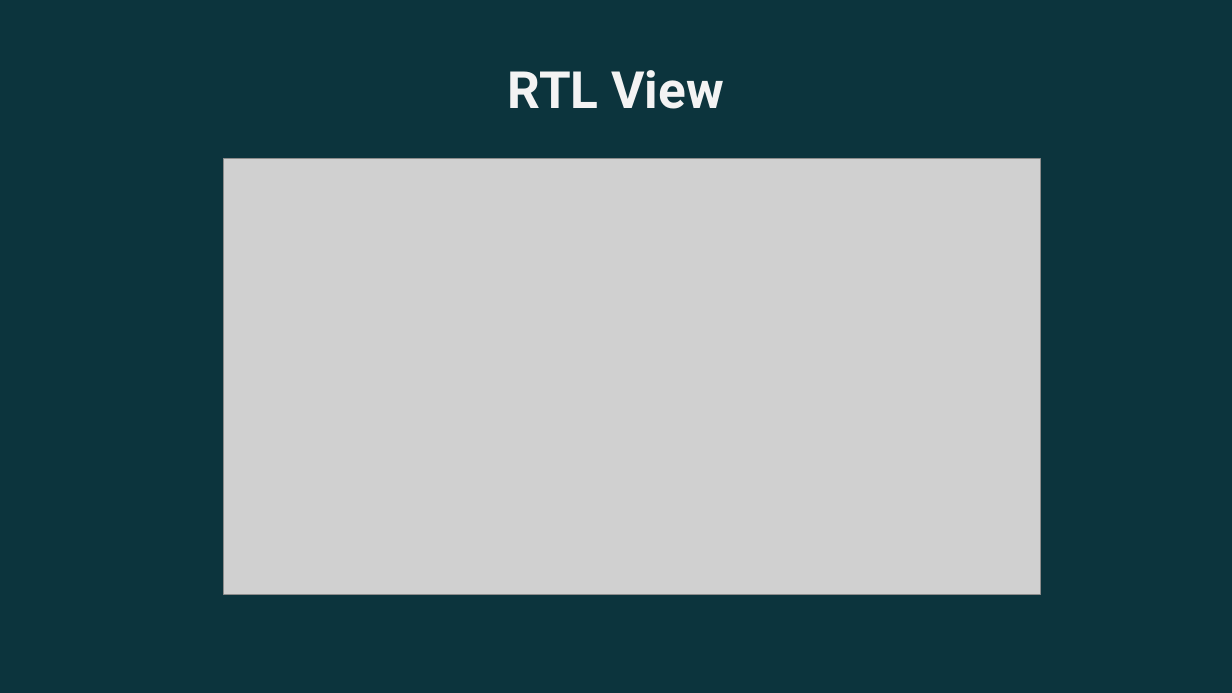
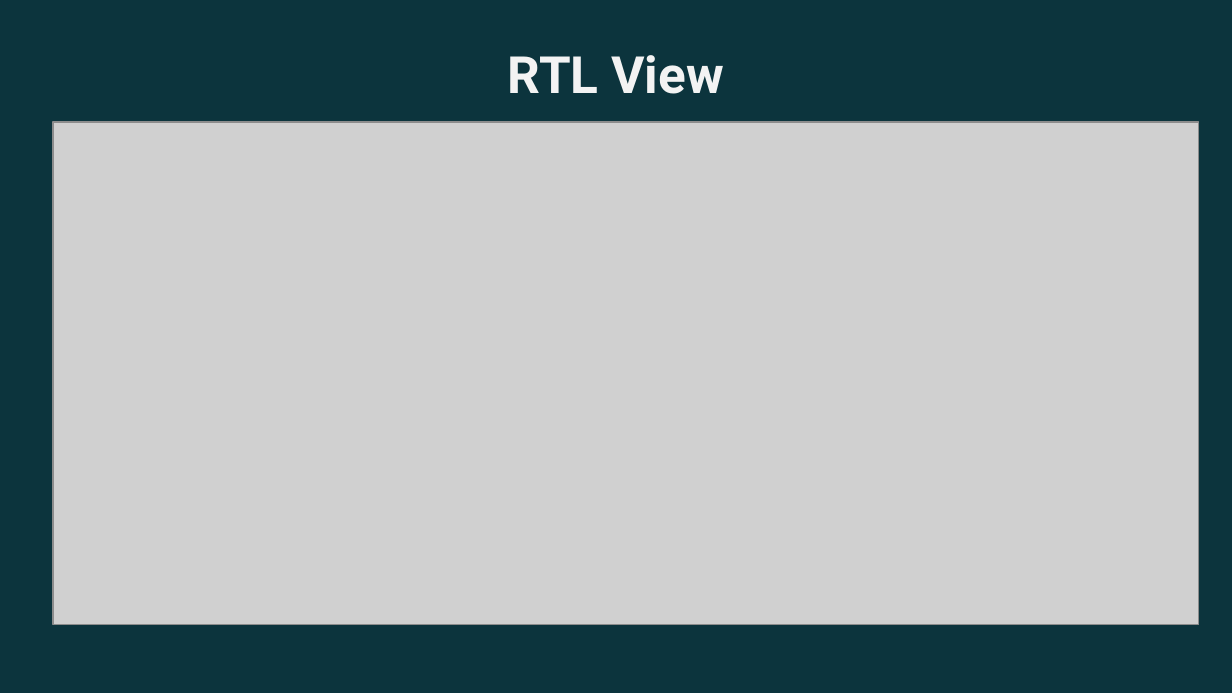
Before and after one commit to varrel123/Digital-Marine-Debris-Remover-Machine---A9, a slide deck: slide 7 of PPT_A9_Digital Marine Debris Remover Machine.pptx. Drawn at 1232x693 pixels with LibreOffice and Linux fonts; fonts in the diff are those of the drawing; grey boxes stand for pictures; background and template pictures are left out. Boxes give left, top, right and bottom in pixels: in the first picture for what was removed or moved away, otherwise in the second. Text is boxed around its words. In the diff, an @@ line names an element or a change of style, - is before the commit and + after.

```diff
--- a/PPT_A9_Digital Marine Debris Remover Machine.pptx
+++ b/PPT_A9_Digital Marine Debris Remover Machine.pptx
@@ title "RTL View": place and size @@
-title "RTL View" at box(508, 70, 723, 109)
+title "RTL View" at box(508, 55, 723, 94)
@@ picture: place and size @@
-picture at box(224, 159, 1041, 594)
+picture at box(53, 122, 1199, 625)
```
Also in this commit, not shown: 7 other slides changed, 7 other files.
